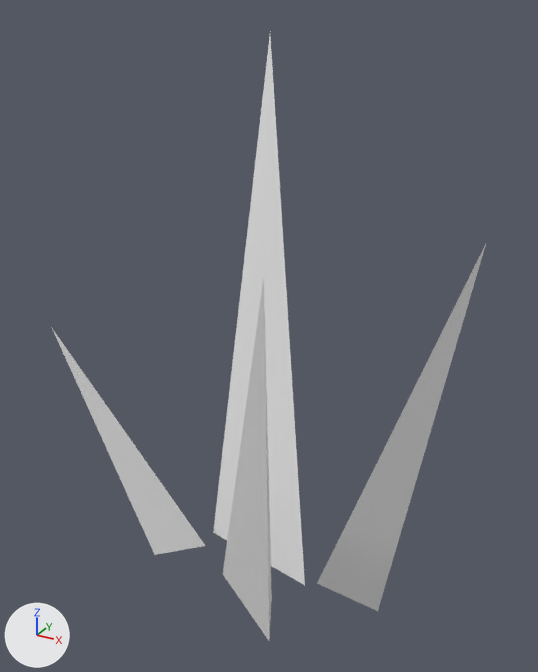
The Blender file As One (new control)/Assets/grass.blend: old version first, new version second.
Camera for both pictures: a 50 mm lens placed at (2.22, -3.68, 3.12), pointed at (0.15, 0.07, 1.24). The lights are fixed; the arrows at lower left show +X, +Y and +Z.

The scene before the commit, as lines of its bpy script (objects in view):
```python
me_cone_004 = bpy.data.meshes.new('Cone.004')
me_cone_004.from_pydata([(0.1, 0.41, -0.67), (0.46, 0.04, -0.6), (-0.26, -0.02, -0.38), (-0.33, 0.96, 2.98)], [], [(0, 3, 1), (0, 1, 2), (1, 3, 2), (2, 3, 0)])
me_cone_005 = bpy.data.meshes.new('Cone.005')
me_cone_005.from_pydata([(0.1, 0.41, -0.67), (0.46, 0.04, -0.6), (-0.26, -0.02, -0.38), (-0.33, 0.96, 2.98)], [], [(0, 3, 1), (0, 1, 2), (1, 3, 2), (2, 3, 0)])
me_cone_006 = bpy.data.meshes.new('Cone.006')
me_cone_006.from_pydata([(0.1, 0.41, -0.67), (0.46, 0.04, -0.6), (-0.26, -0.02, -0.38), (-0.33, 0.96, 2.98)], [], [(0, 3, 1), (0, 1, 2), (1, 3, 2), (2, 3, 0)])
me_cone_007 = bpy.data.meshes.new('Cone.007')
me_cone_007.from_pydata([(0.1, 0.41, -0.67), (0.46, 0.04, -0.6), (-0.26, -0.02, -0.38), (-0.33, 0.96, 2.98)], [], [(0, 3, 1), (0, 1, 2), (1, 3, 2), (2, 3, 0)])
ob_cone = bpy.data.objects.new('Cone', me_cone_004)
ob_cone.location = (0.0, 0.0, 0.0)
ob_cone_001 = bpy.data.objects.new('Cone.001', me_cone_005)
ob_cone_001.location = (0.237, -0.525, -0.182)
ob_cone_001.rotation_euler = (0.289, 0.332, -0.42)  # degrees (17, 19, -24)
ob_cone_001.scale = (0.692, 0.513, 0.732)
ob_cone_002 = bpy.data.objects.new('Cone.002', me_cone_006)
ob_cone_002.location = (0.908, -0.118, -0.134)
ob_cone_002.rotation_euler = (0.289, 0.332, 0.489)  # degrees (17, 19, 28)
ob_cone_002.scale = (0.692, 0.513, 0.732)
ob_cone_003 = bpy.data.objects.new('Cone.003', me_cone_007)
ob_cone_003.location = (-0.381, -0.452, -0.067)
ob_cone_003.rotation_euler = (-0.0652, -0.295, 0.762)  # degrees (-3.7, -17, 44)
ob_cone_003.scale = (0.466, 0.345, 0.493)
```
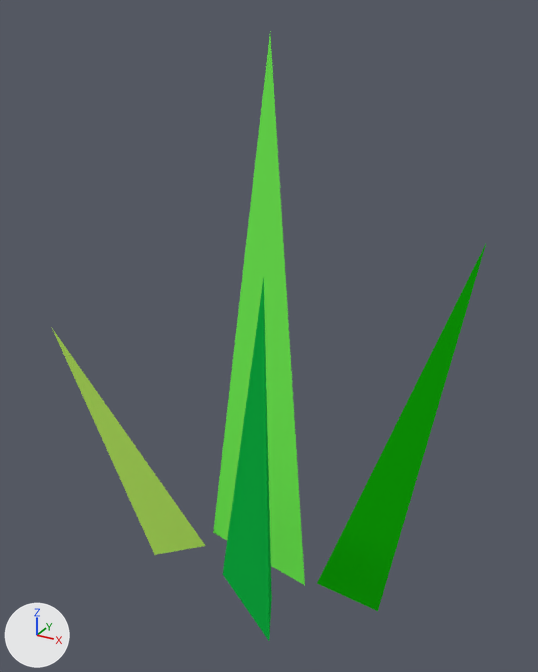
Commit message: Update grass color

The change, as a diff of the scene's bpy script:
```diff
--- a/As One (new control)/Assets/grass.blend.py
+++ b/As One (new control)/Assets/grass.blend.py
@@ mat_grass1 @@
+mat_grass1 = diffuse_material('Grass1')
+mat_grass1.base_color = (0.475, 0.8, 0.12)  # green #b7e761
@@ mat_grass2 @@
+mat_grass2 = diffuse_material('Grass2')
+mat_grass2.base_color = (0.00881, 0.609, 0.00383)  # green #17cd0c
@@ mat_grass2_001 @@
+mat_grass2_001 = diffuse_material('Grass2.001')
+mat_grass2_001.base_color = (0.00655, 0.544, 0.0659)  # green #13c349
@@ mat_grass @@
+mat_grass = diffuse_material('Grass')
+mat_grass.base_color = (0.156, 0.8, 0.0834)  # green #6ee752
@@ me_cone_004 @@
 me_cone_004.from_pydata(...)  # 4 vertices, 4 faces; spans x -0.33..0.46, y -0.02..0.96, z -0.67..2.98
+me_cone_004.materials.append(mat_grass)  # green #6ee752
@@ me_cone_005 @@
 me_cone_005.from_pydata(...)  # 4 vertices, 4 faces; spans x -0.33..0.46, y -0.02..0.96, z -0.67..2.98
+me_cone_005.materials.append(mat_grass2_001)  # green #13c349
@@ me_cone_006 @@
 me_cone_006.from_pydata(...)  # 4 vertices, 4 faces; spans x -0.33..0.46, y -0.02..0.96, z -0.67..2.98
+me_cone_006.materials.append(mat_grass2)  # green #17cd0c
@@ me_cone_007 @@
 me_cone_007.from_pydata(...)  # 4 vertices, 4 faces; spans x -0.33..0.46, y -0.02..0.96, z -0.67..2.98
+me_cone_007.materials.append(mat_grass1)  # green #b7e761
```

What differs and where, as boxes [x1, y1, x2, y2] in the pictures (538 x 672 px):
'Cone', recoloured (grey to green): [213, 35, 305, 585] in both
'Cone.002', recoloured (grey to green): [317, 244, 486, 611] in both
'Cone.001', recoloured (grey to green): [223, 278, 272, 641] in both
'Cone.003', recoloured (grey to green): [52, 329, 205, 555] in both
